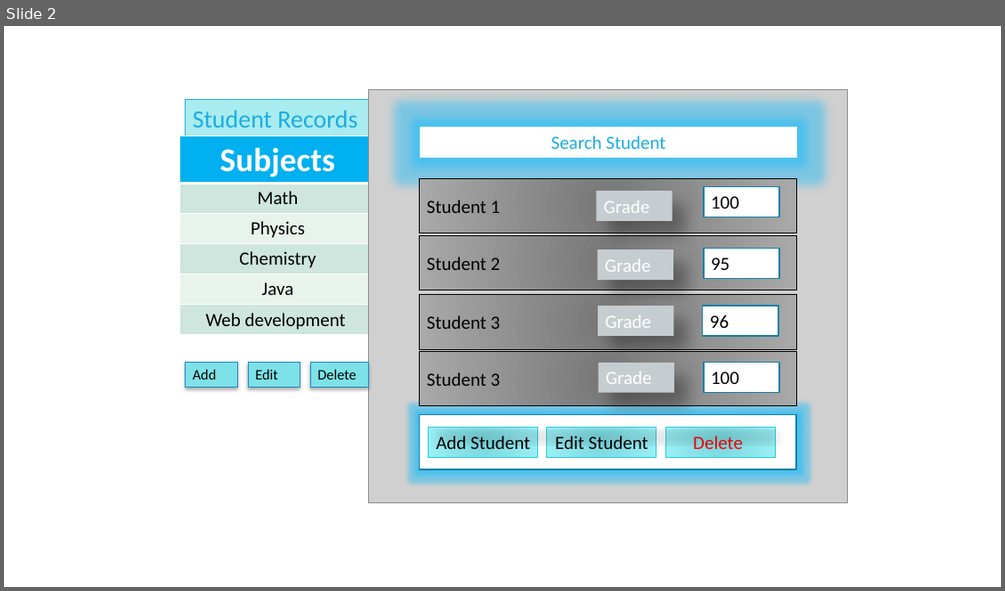
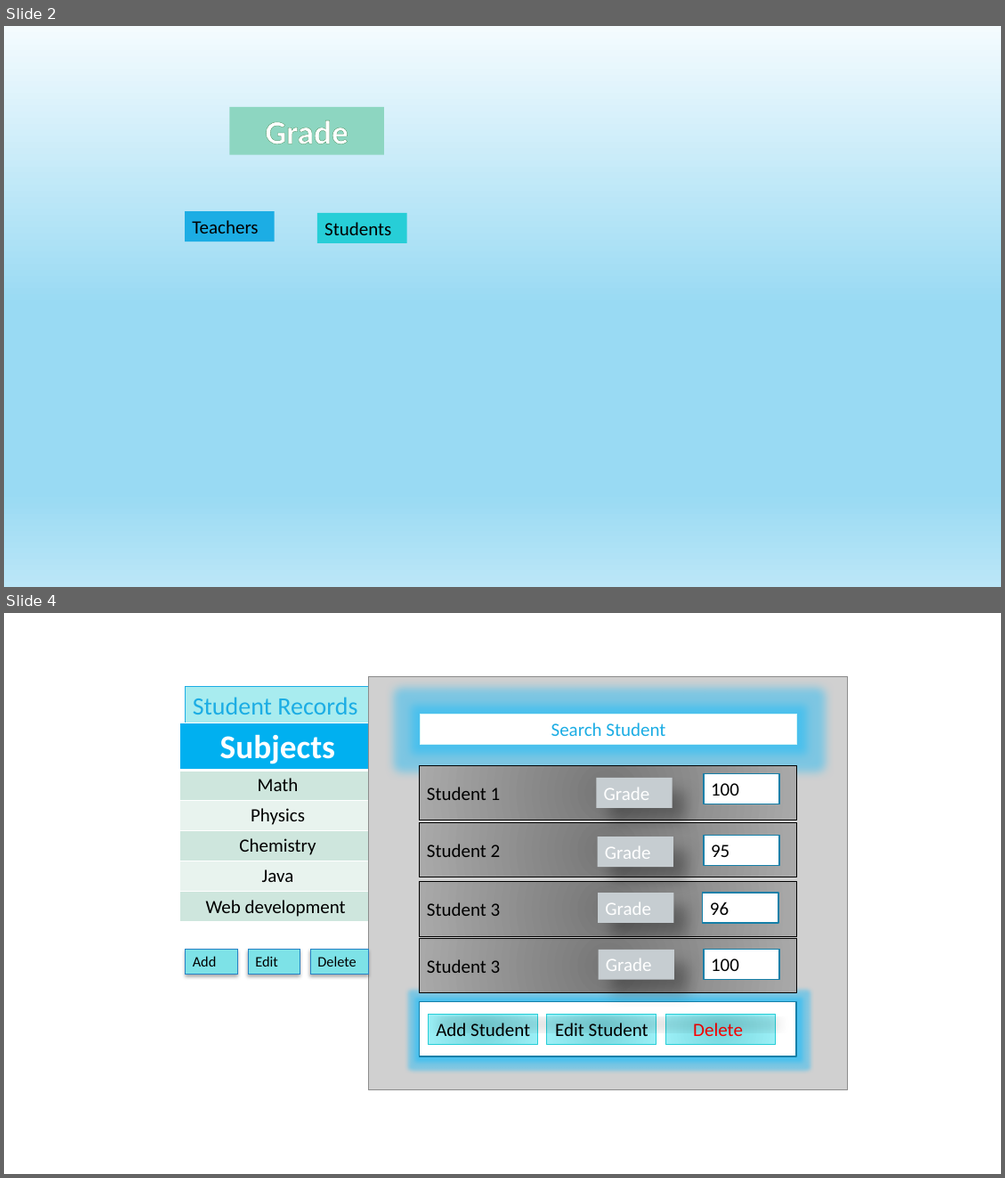
Before and after one commit to WVUP/Spring-2015, a slide deck: Assignments/Gradebook App PowerPont/MDKASHEM/Storybook.pptx. Shown one above the other, each under a label of ours: slide 2 before the commit, slides 2 and 4 after it; the slides between them are not shown. The pictures are 1005x591 and 1005x1178 pixels, drawn with LibreOffice and Linux fonts; fonts in the diff are those of the drawing; grey boxes stand for pictures. Boxes give left, top, right and bottom in pixels: in the first picture for what was removed or moved away, otherwise in the second. Text is boxed around its words. In the diff, an @@ line names an element or a change of style, - is before the commit and + after.

Commit message:
Grade Book
Grade

```diff
--- a/Assignments/Gradebook App PowerPont/MDKASHEM/Storybook.pptx
+++ b/Assignments/Gradebook App PowerPont/MDKASHEM/Storybook.pptx
@@ slide 2 added at [4, 26, 1001, 587], background gradient #F4FBFE to #99DAF3 to #BBE6F7 @@
@@ rectangle added at [230, 107, 385, 155], fill #8DD6C1, 32 pt, text #FFFFFF, bold @@
+Grade
@@ rectangle added at [185, 211, 275, 241], fill #1CADE4, 18 pt, text #000000 @@
+Teachers
@@ rectangle added at [317, 213, 407, 243], fill #27CED7, 18 pt, text #000000 @@
+Students
@@ what was slide 2 is now slide 4 @@
```
Also in this commit, not shown: 4 other slides added, 1 slide removed, 14 other files.
